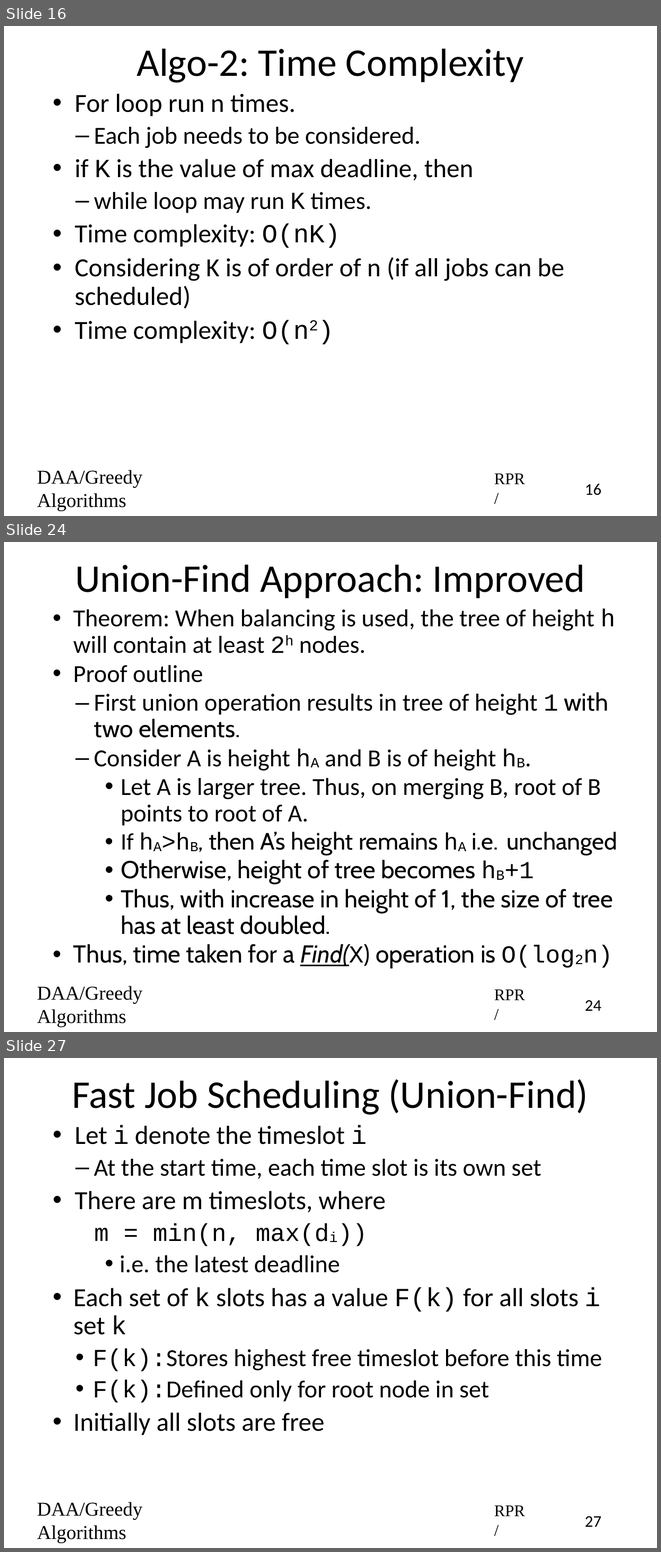
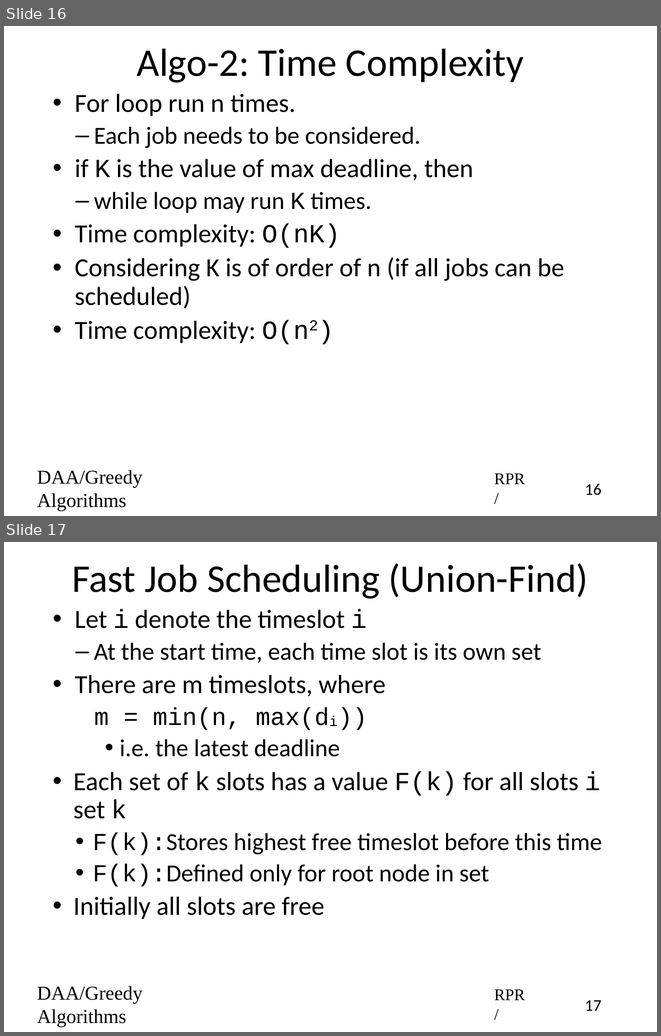
Before and after one commit to rprustagi/2019-17CS43-DAA, a slide deck: Slides-RPR/2019-H1-DAA-L23-Greedy-Algo-JobScheduling.pptx. Shown one above the other, each under a label of ours: slides 16, 24 and 27 before the commit, slides 16 and 17 after it; the slides between them are not shown. The pictures are 661x1552 and 661x1036 pixels, drawn with LibreOffice and Linux fonts; fonts in the diff are those of the drawing. Boxes give left, top, right and bottom in pixels: in the first picture for what was removed or moved away, otherwise in the second. Text is boxed around its words. In the diff, an @@ line names an element or a change of style, - is before the commit and + after.

```diff
--- a/Slides-RPR/2019-H1-DAA-L23-Greedy-Algo-JobScheduling.pptx
+++ b/Slides-RPR/2019-H1-DAA-L23-Greedy-Algo-JobScheduling.pptx
@@ slide 24 removed at (x1=4, y1=542, x2=657, y2=1032), background #FFFFFF @@
@@ title removed at (x1=75, y1=564, x2=585, y2=598) @@
-Union-Find Approach: Improved
@@ text removed at (x1=73, y1=609, x2=617, y2=968) @@
-• Theorem: When balancing is used, the tree of height h will contain at least 2h nodes.
-• Proof outline
-  – First union operation results in tree of height 1 with two elements.
-  – Consider A is height hA and B is of height hB.
-    • Let A is larger tree. Thus, on merging B, root of B points to root of A.
-    • If hA>hB, then A’s height remains hA i.e. unchanged
-    • Otherwise, height of tree becomes hB+1
-    • Thus, with increase in height of 1, the size of tree has at least doubled.
-• Thus, time taken for a Find(X) operation is O(log2n)
@@ text removed at (x1=37, y1=986, x2=142, y2=1027) @@
-DAA/Greedy Algorithms
@@ text removed at (x1=494, y1=989, x2=525, y2=1000) @@
-RPR/
@@ page number removed at (x1=585, y1=1000, x2=601, y2=1011) @@
-24
@@ what was slide 27 is now slide 17 @@
@@ page number at (x1=585, y1=1000, x2=601, y2=1011): text changed @@
-27
+17
```
Also in this commit, not shown: 3 slides changed, 9 other slides removed, 9 other files.
